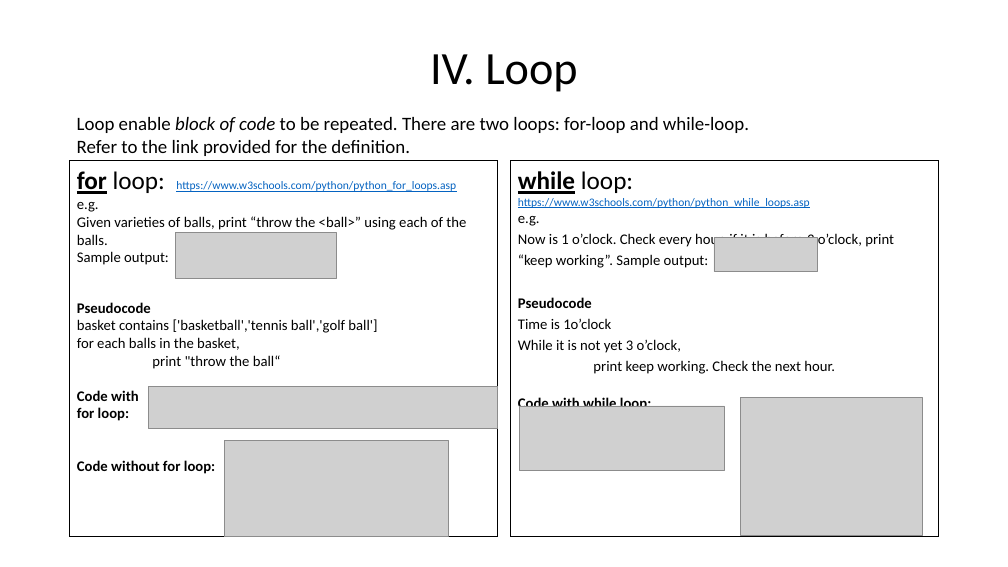
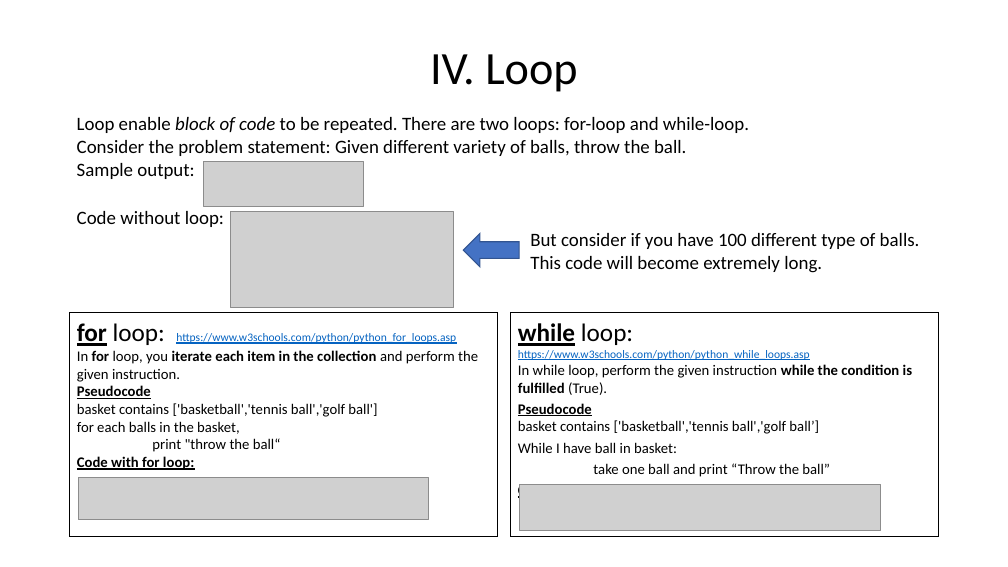
Before and after one commit to henrywma/foConnect, a slide deck: slide 14 of Python guide.pptx. Drawn at 1008x567 pixels with LibreOffice and Linux fonts; fonts in the diff are those of the drawing; grey boxes stand for pictures. Boxes give left, top, right and bottom in pixels: in the first picture for what was removed or moved away, otherwise in the second. Text is boxed around its words. In the diff, an @@ line names an element or a change of style, - is before the commit and + after.

```diff
--- a/Python guide.pptx
+++ b/Python guide.pptx
@@ text at <box>77,140,920,273</box>: text changed @@
-Refer to the link provided for the definition.
+Consider the problem statement: Given different variety of balls, throw the ball.
+Sample output:
+Code without loop:
+But consider if you have 100 different type of balls.
+This code will become extremely long.
@@ picture: place and size @@
-picture at <box>175,233,336,278</box>
+picture at <box>203,161,364,206</box>
@@ picture: place and size @@
-picture at <box>225,441,448,537</box>
+picture at <box>230,212,454,308</box>
@@ left arrow added at <box>464,234,520,267</box>, fill #4472C4, outline #325491 1 pt @@
@@ picture removed at <box>714,238,817,272</box> @@
@@ text "for loop: https://www.w3schools.com/python/python_for_loops. ...": place and size @@
-text "for loop: https://www.w3schools.com/python/python_for_loops. ..." at <box>70,161,498,537</box>
+text "for loop: https://www.w3schools.com/python/python_for_loops. ..." at <box>70,313,498,537</box>
@@ text "while loop: https://www.w3schools.com/python/python_while_lo ...": place and size @@
-text "while loop: https://www.w3schools.com/python/python_while_lo ..." at <box>510,161,939,537</box>
+text "while loop: https://www.w3schools.com/python/python_while_lo ..." at <box>510,313,939,537</box>
@@ text at <box>77,350,478,382</box>: text changed @@
-e.g.
-Given varieties of balls, print “throw the <ball>” using each of the balls.
-Sample output:
+In for loop, you iterate each item in the collection and perform the given instruction.
@@ text at <box>77,385,151,399</box>: underline on in "Pseudocode" @@
@@ text at <box>518,364,912,395</box>: text changed @@
-e.g.
-Now is 1 o’clock. Check every hour, if it is before 3 o’clock, print “keep working”. Sample output:
+In while loop, perform the given instruction while the condition is fulfilled (True).
@@ text at <box>518,403,592,416</box>: underline on in "Pseudocode" @@
@@ picture removed at <box>520,406,725,470</box> @@
@@ picture removed at <box>741,398,923,536</box> @@
@@ text at <box>518,420,830,499</box>: text changed @@
-Time is 1o’clock
-While it is not yet 3 o’clock,
-print keep working. Check the next hour.
-Code with while loop: Code without while loop:
+basket contains ['basketball','tennis ball','golf ball’]
+While I have ball in basket:
+take one ball and print “Throw the ball”
+Code with while loop:
@@ text at <box>77,456,194,470</box>: text changed @@
-Code with
-for loop:
-Code without for loop:
+Code with for loop:
@@ picture: place and size @@
-picture at <box>148,386,498,429</box>
+picture at <box>79,477,428,520</box>
@@ picture added at <box>520,485,881,530</box> @@
```
Also in this commit, not shown: 8 other slides changed, 5 slides added, 4 slides removed.
